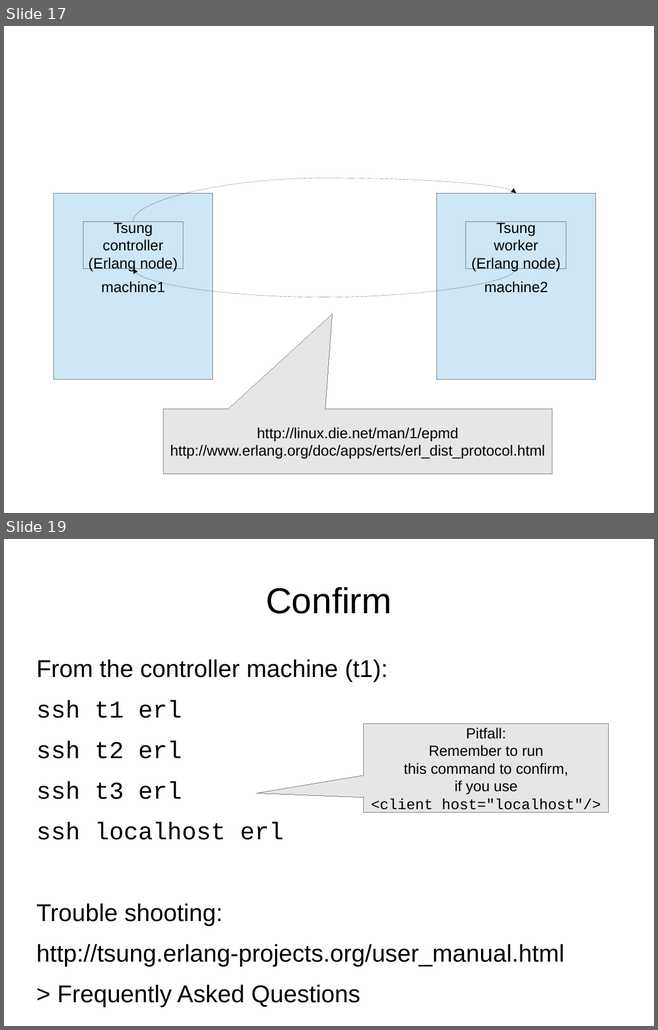
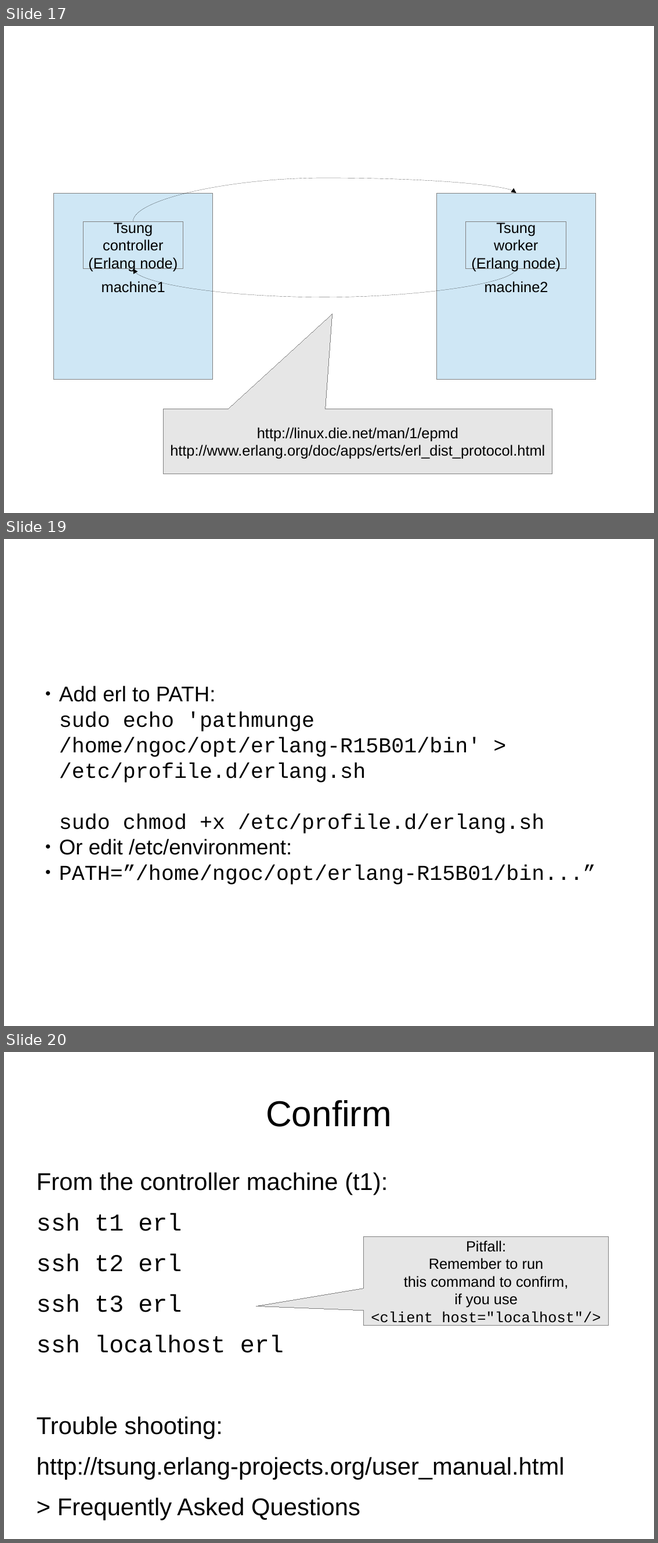
Before and after one commit to ngocdaothanh/tsart, a slide deck: tsung.odp. Shown one above the other, each under a label of ours: slides 17 and 19 before the commit, slides 17, 19 and 20 after it; the slides between them are not shown. The pictures are 658x1030 and 658x1543 pixels, drawn with LibreOffice and Linux fonts; fonts in the diff are those of the drawing. Boxes give left, top, right and bottom in pixels: in the first picture for what was removed or moved away, otherwise in the second. Text is boxed around its words. In the diff, an @@ line names an element or a change of style, - is before the commit and + after.

```diff
--- a/tsung.odp
+++ b/tsung.odp
@@ slide 19 added at (x1=4, y1=539, x2=654, y2=1026), background #FFFFFF @@
@@ text added at (x1=59, y1=686, x2=596, y2=885), 26 pt, text #000000 @@
+● Add erl to PATH:
+  sudo echo 'pathmunge /home/ngoc/opt/erlang-R15B01/bin' > /etc/profile.d/erlang.sh
+  sudo chmod +x /etc/profile.d/erlang.sh
+● Or edit /etc/environment:
+● PATH=”/home/ngoc/opt/erlang-R15B01/bin...”
@@ what was slide 19 is now slide 20 @@
```
Also in this commit, not shown: 2 slides changed, 1 other slide added.
